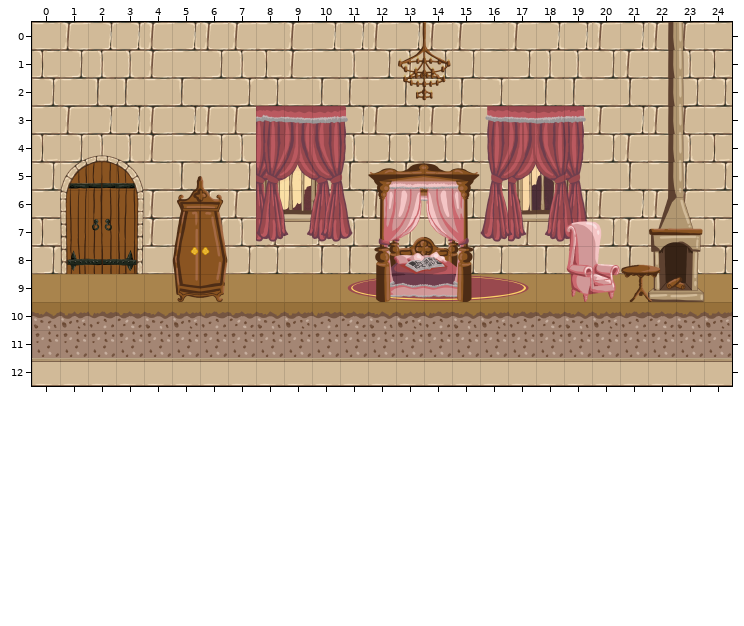
Tiled map, stored at Assets/Maps/Castle_Room_Princess.tmx. Above: the version before the commit.
Cells are 128x128 px. Shown: x 0..24, y 0..12. Tiles whose own drawing changed are shown in their newer look in all pictures.
Now the later version:
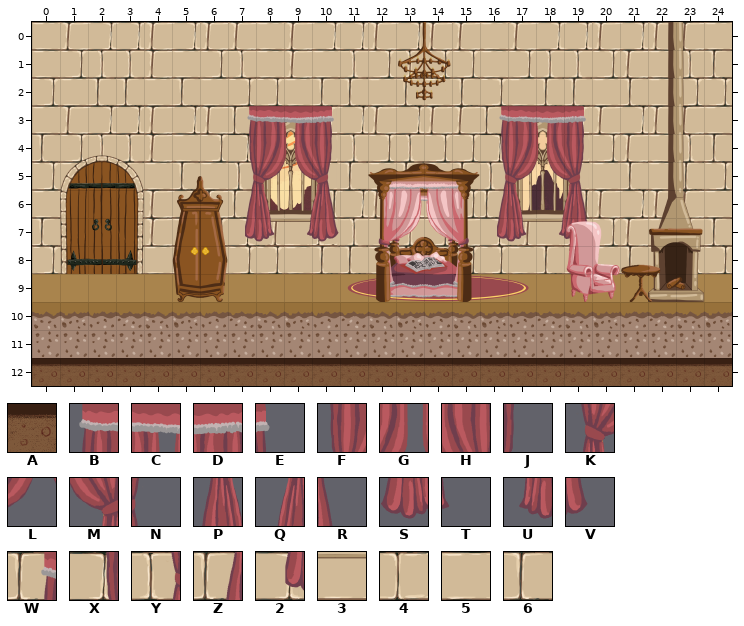
Key: from "Atlas_Exterior_Castillo_Oscuro": A 25; from "Atlas_Hab_01": B 26, C 27, D 28, E 29, F 34, G 35, H 36, J 37, K 42, L 43, M 44, N 45, P 50, Q 52, R 53, S 58, T 59, U 60, V 61; from "Atlas_Hab_02": W 4, X 12, Y 20, Z 28, 2 36, 3 38; from "Atlas_Pasillo_01": 4 12, 5 32, 6 33.
_ is an empty cell.
Edits made:
Layer "Muro":
y 1: x 0 4 -> 5; x 8 4 -> 5; x 24 4 -> 6
y 4: x 0 4 -> 6; x 24 4 -> 6
y 7: x 0 4 -> 6; x 24 4 -> 6
y 12: x 0..24 _________________________ -> AAAAAAAAAAAAAAAAAAAAAAAAA
Layer "Suelo":
y 12: x 0..24 3333333333333333333333333 -> AAAAAAAAAAAAAAAAAAAAAAAAA
Layer "Ventanas":
y 3: x 7 _ -> W; x 16 _ -> W
y 4: x 7 _ -> X; x 16 _ -> X
y 5: x 7 _ -> Y; x 16 _ -> Y
y 6: x 7 _ -> Z; x 16 _ -> Z
y 7: x 7 _ -> 2; x 16 _ -> 2
Layer "Cortinas" (removed):
y 3: x 8..11 BCDE -> ____; x 16..19 BCDE -> ____
y 4: x 8..11 FGHJ -> ____; x 16..19 FGHJ -> ____
y 5: x 8..11 KLMN -> ____; x 16..19 KLMN -> ____
y 6: x 8 P -> _; x 10..11 QR -> __; x 16 P -> _; x 18..19 QR -> __
y 7: x 8..11 STUV -> ____; x 16..19 STUV -> ____
